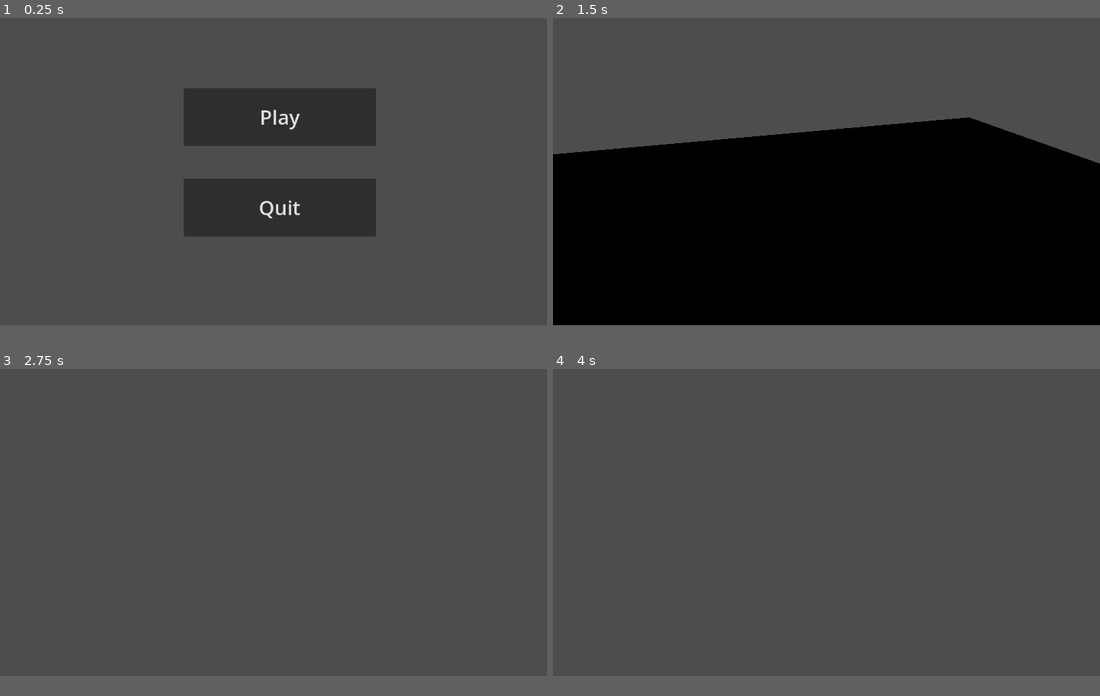
Above: before the commit, frames 1-4 (two rows, left to right).
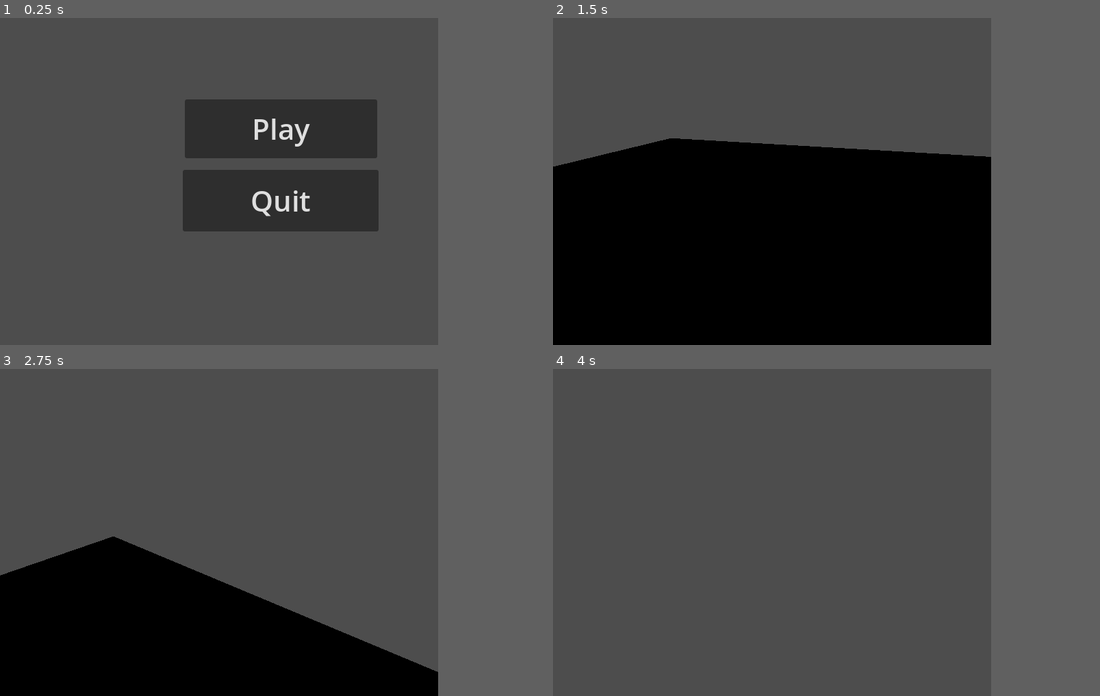
Above: after the commit, the same moments.

Repository: Garazhe/ps-horror
Game: Godot game, scene res://ui/menus/menu.tscn
The game is run twice, just before and just after one commit, with the same random seed, the same clock (stepped at 60 frames per second) and the same inputs.
Inputs (mouse positions are in pixels of both pictures, inside the frame that each line leads up to):
- Up to frame 1 (0.25 s): no input
- Up to frame 2 (1.5 s): click "Play" at 0.5 s; tap Enter (ui_accept) at 1.25 s; move the mouse to (853, 171) at 1.27 s; hold Up (ui_up) from 1.28 s (still down)
- Up to frame 3 (2.75 s): keep holding Up (ui_up); tap Enter (ui_accept) at 1.52, 2.27 s; move the mouse to (246, 522) at 2.02 s
- Up to frame 4 (4 s): keep holding Up (ui_up); move the mouse to (837, 516) at 2.77 s; tap Enter (ui_accept) at 3.5, 3.77 s; move the mouse to (821, 525) at 3.52 s
In our replay, the window is 799x449 before the commit and 640x478 after it. These sizes can differ from the game's own. Grey fills any space a smaller window leaves; there, only what the larger window draws over its background counts as a difference.

The runs differ from the first frame. In frame 1, 4.9% of the frame differs, in the area x 33-70%, y 21-67%; in frame 2, 11%; in frame 3, 21%, in the area x 0-81%, y 51-94%; in frame 4, only the window size differs.

Commit message:
added textur

Diff:
--- a/levels/test_room/floor.tscn
+++ b/levels/test_room/floor.tscn
@@ -2,13 +2,19 @@
 
 [ext_resource type="Script" uid="uid://byhjkm4ksd1g0" path="res://levels/test_room/floor.gd" id="1_728dk"]
 [ext_resource type="PackedScene" uid="uid://b2h14uk6anwsi" path="res://entities/player/player.tscn" id="1_tciw1"]
+[ext_resource type="Texture2D" uid="uid://dd5kb2o6q35on" path="res://ui/menus/long_white_tiles_diff_1k.jpg" id="2_a2jhn"]
+
+[sub_resource type="StandardMaterial3D" id="StandardMaterial3D_fpusa"]
+albedo_texture = ExtResource("2_a2jhn")
 
 [node name="Node3D" type="Node3D" unique_id=255792297]
 script = ExtResource("1_728dk")
 
 [node name="floor" type="CSGBox3D" parent="." unique_id=2121106331]
+transform = Transform3D(1, 0, 0, 0, 1, 0, 0, 0, 1, -4.7182713, -1.1748371, -9.575006)
+material_override = SubResource("StandardMaterial3D_fpusa")
 use_collision = true
-size = Vector3(10, 1, 10)
+size = Vector3(13.328506, 1, 16.4552)
 
 [node name="Player" parent="floor" unique_id=1199600279 instance=ExtResource("1_tciw1")]
 transform = Transform3D(1, 0, 0, 0, 1, 0, 0, 0, 1, 0, 2.5758574, 0)
--- a/project.godot
+++ b/project.godot
@@ -14,6 +14,13 @@
 run/main_scene="uid://bew5g0mylme4a"
 config/features=PackedStringArray("4.6", "Forward Plus")
 config/icon="res://icon.svg"
+
+[display]
+
+window/size/viewport_width=640
+window/size/viewport_height=478
+window/stretch/mode="viewport"
+window/stretch/aspect="keep_height"
 
 [input]
 
@@ -61,4 +68,6 @@
 
 [rendering]
 
+textures/canvas_textures/default_texture_filter=0
 rendering_device/driver.windows="d3d12"
+shading/overrides/force_vertex_shading=true
--- a/ui/menus/menu.tscn
+++ b/ui/menus/menu.tscn
@@ -6,18 +6,18 @@
 script = ExtResource("1_q68ay")
 
 [node name="Play" type="Button" parent="." unique_id=801858029]
-offset_left = 387.0
-offset_top = 148.0
-offset_right = 792.0
-offset_bottom = 270.0
+offset_left = 270.0
+offset_top = 119.0
+offset_right = 551.0
+offset_bottom = 205.0
 theme_override_font_sizes/font_size = 42
 text = "Play"
 
 [node name="Quit" type="Button" parent="." unique_id=89377879]
-offset_left = 387.0
-offset_top = 339.0
-offset_right = 792.0
-offset_bottom = 461.0
+offset_left = 267.0
+offset_top = 222.0
+offset_right = 553.0
+offset_bottom = 312.0
 theme_override_font_sizes/font_size = 42
 text = "Quit"
 
Binary file added: assets/textures/long_white_tiles_ao_1k.jpg
Not shown, added: assets/textures/long_white_tiles_ao_1k.jpg.import
Binary file added: assets/textures/long_white_tiles_diff_1k.jpg
Not shown, added: assets/textures/long_white_tiles_diff_1k.jpg.import
Binary file added: ui/menus/long_white_tiles_diff_1k.jpg
Not shown, added: ui/menus/long_white_tiles_diff_1k.jpg.import
